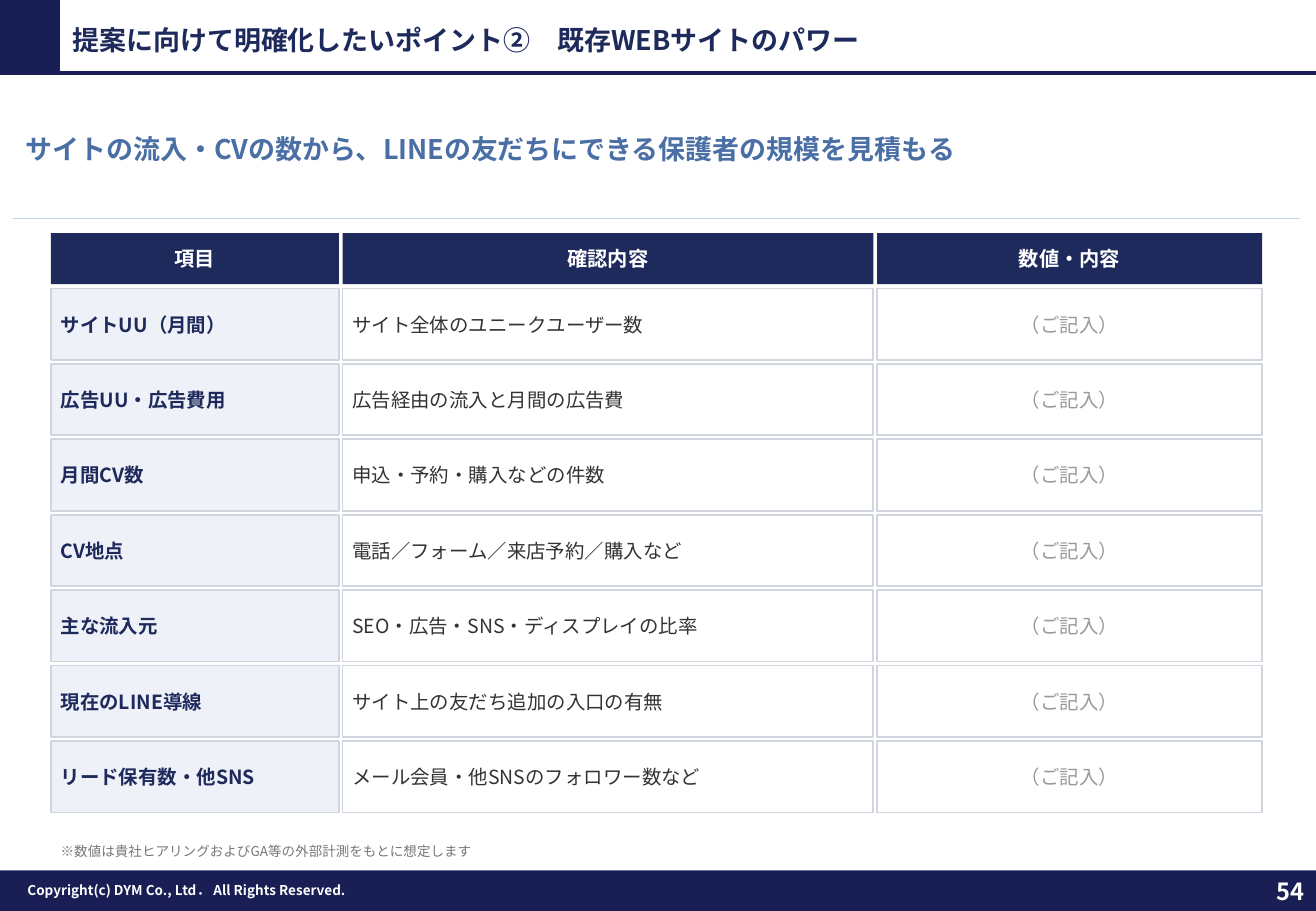
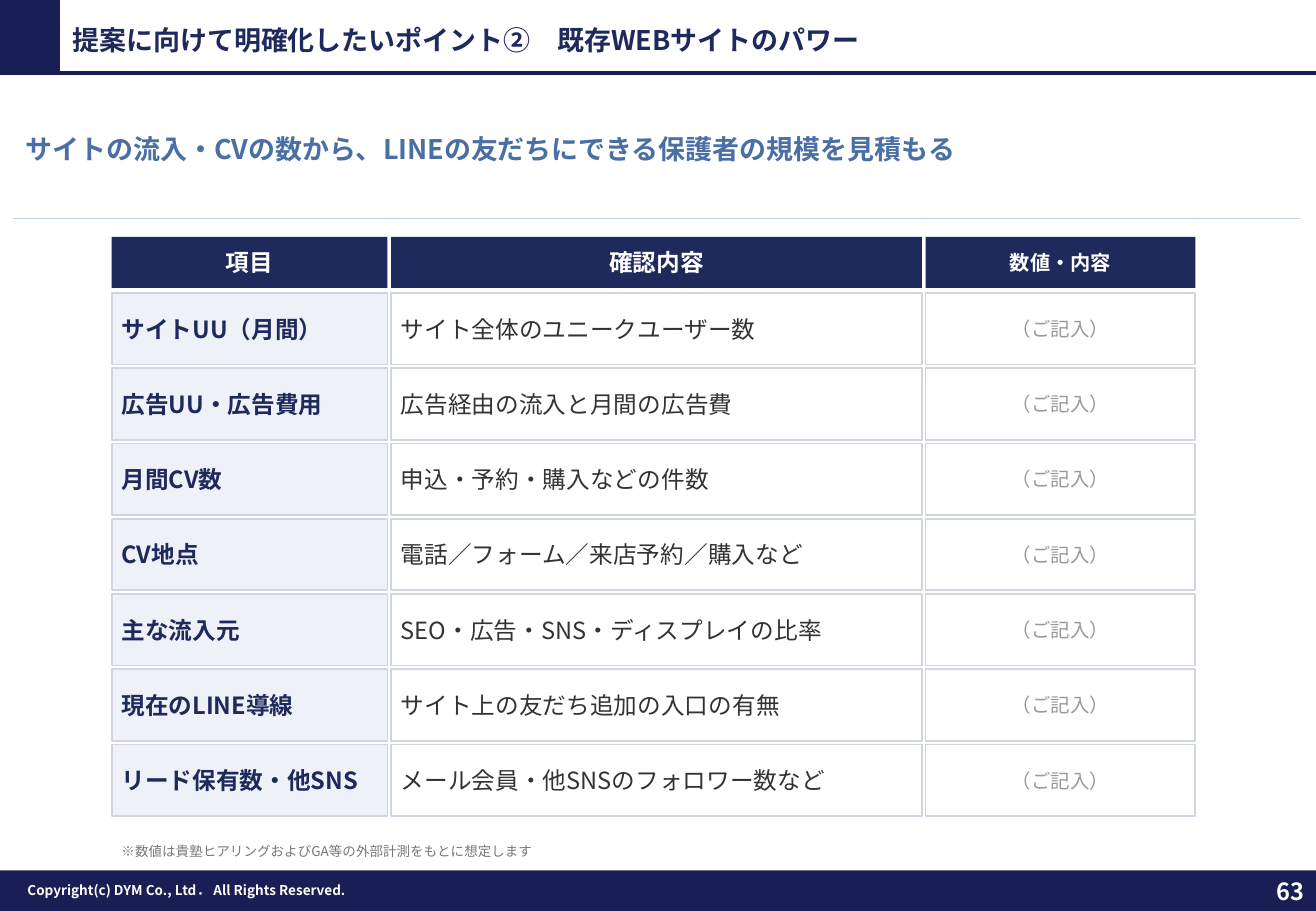
Before and after one commit to tonomura-r-dev/folder, a slide deck: slide 63 of 教育（塾）業界_LINE公式アカウント運用のご提案_新FMT版.pptx (slide 54 before the commit). Drawn at 1316x911 pixels with LibreOffice and Linux fonts; fonts in the diff are those of the drawing; background and template pictures are left out. Boxes give left, top, right and bottom in pixels: in the first picture for what was removed or moved away, otherwise in the second. Text is boxed around its words. In the diff, an @@ line names an element or a change of style, - is before the commit and + after.

```diff
--- a/教育（塾）業界_LINE公式アカウント運用のご提案_新FMT版.pptx
+++ b/教育（塾）業界_LINE公式アカウント運用のご提案_新FMT版.pptx
@@ rectangle "項目" at box(112, 237, 388, 288): size 12 to 14 pt @@
@@ rectangle "項目": place and size @@
-rectangle "項目" at box(51, 233, 339, 284)
+rectangle "項目" at box(112, 237, 388, 288)
@@ rectangle "確認内容" at box(391, 237, 922, 288): size 12 to 14 pt @@
@@ rectangle "数値・内容": place and size @@
-rectangle "数値・内容" at box(877, 233, 1263, 284)
+rectangle "数値・内容" at box(926, 237, 1196, 288)
@@ rectangle "サイトUU（月間）": place and size @@
-rectangle "サイトUU（月間）" at box(51, 289, 339, 361)
+rectangle "サイトUU（月間）" at box(112, 293, 388, 365)
@@ rectangle "（ご記入）": place and size @@
-rectangle "（ご記入）" at box(877, 289, 1263, 361)
+rectangle "（ご記入）" at box(926, 293, 1196, 365)
@@ rectangle "広告UU・広告費用": place and size @@
-rectangle "広告UU・広告費用" at box(51, 365, 339, 436)
+rectangle "広告UU・広告費用" at box(112, 368, 388, 440)
@@ rectangle "（ご記入）": place and size @@
-rectangle "（ご記入）" at box(877, 365, 1263, 436)
+rectangle "（ご記入）" at box(926, 368, 1196, 440)
@@ rectangle "月間CV数": place and size @@
-rectangle "月間CV数" at box(51, 440, 339, 512)
+rectangle "月間CV数" at box(112, 444, 388, 515)
@@ rectangle "（ご記入）": place and size @@
-rectangle "（ご記入）" at box(877, 440, 1263, 512)
+rectangle "（ご記入）" at box(926, 444, 1196, 515)
@@ rectangle "CV地点": place and size @@
-rectangle "CV地点" at box(51, 515, 339, 587)
+rectangle "CV地点" at box(112, 519, 388, 591)
@@ rectangle "（ご記入）": place and size @@
-rectangle "（ご記入）" at box(877, 515, 1263, 587)
+rectangle "（ご記入）" at box(926, 519, 1196, 591)
@@ rectangle "主な流入元": place and size @@
-rectangle "主な流入元" at box(51, 591, 339, 662)
+rectangle "主な流入元" at box(112, 594, 388, 666)
@@ rectangle "（ご記入）": place and size @@
-rectangle "（ご記入）" at box(877, 591, 1263, 662)
+rectangle "（ご記入）" at box(926, 594, 1196, 666)
@@ rectangle "現在のLINE導線": place and size @@
-rectangle "現在のLINE導線" at box(51, 666, 339, 738)
+rectangle "現在のLINE導線" at box(112, 670, 388, 741)
@@ rectangle "（ご記入）": place and size @@
-rectangle "（ご記入）" at box(877, 666, 1263, 738)
+rectangle "（ご記入）" at box(926, 670, 1196, 741)
@@ size 11.5 to 14 pt in 14 elements at box(391, 293, 922, 365), box(391, 368, 922, 440), box(391, 444, 922, 515), box(391, 519, 922, 591), box(391, 594, 922, 666), box(391, 670, 922, 741), box(391, 745, 922, 817), box(112, 368, 388, 440), box(112, 519, 388, 591), box(112, 594, 388, 666), box(112, 670, 388, 741), box(112, 293, 388, 365), box(112, 444, 388, 515), box(112, 745, 388, 817) @@
@@ rectangle "リード保有数・他SNS": place and size @@
-rectangle "リード保有数・他SNS" at box(51, 741, 339, 813)
+rectangle "リード保有数・他SNS" at box(112, 745, 388, 817)
@@ 8 rectangles: place and size @@
-8 rectangles at box(343, 233, 874, 813)
+8 rectangles at box(391, 237, 922, 817)
@@ rectangle "（ご記入）": place and size @@
-rectangle "（ご記入）" at box(877, 741, 1263, 813)
+rectangle "（ご記入）" at box(926, 745, 1196, 817)
@@ text at box(121, 844, 532, 857): text changed @@
-※数値は貴社ヒアリングおよびGA等の外部計測をもとに想定します
+※数値は貴塾ヒアリングおよびGA等の外部計測をもとに想定します
@@ page number at box(1276, 882, 1304, 901): text changed @@
-54
+63
```
Also in this commit, not shown: 35 other slides changed, 20 slides added, 4 slides removed, 4 other files.
